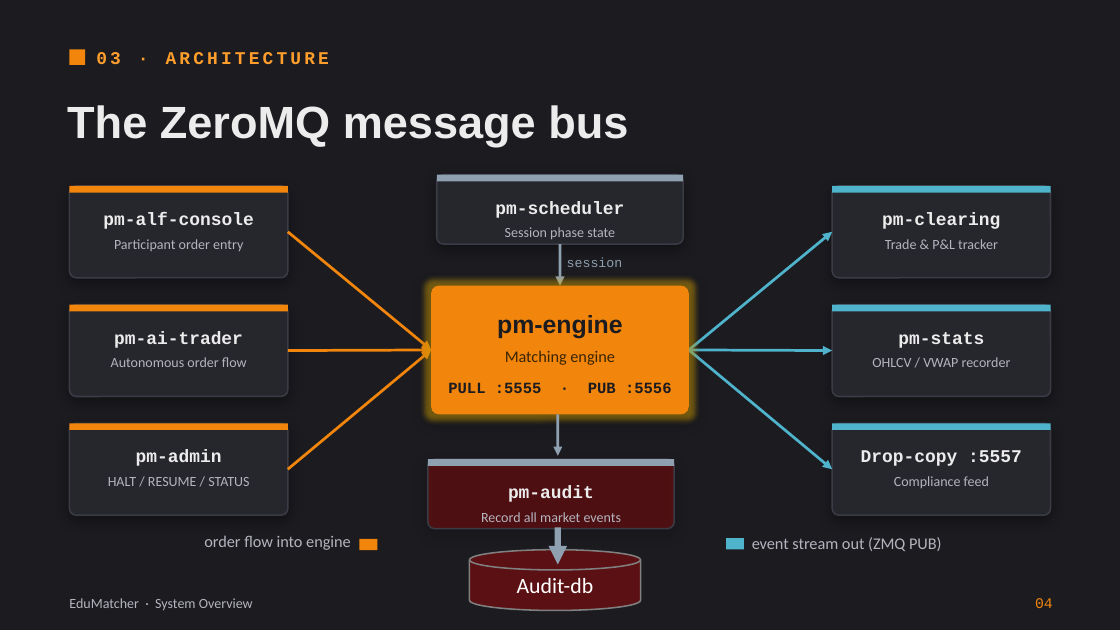
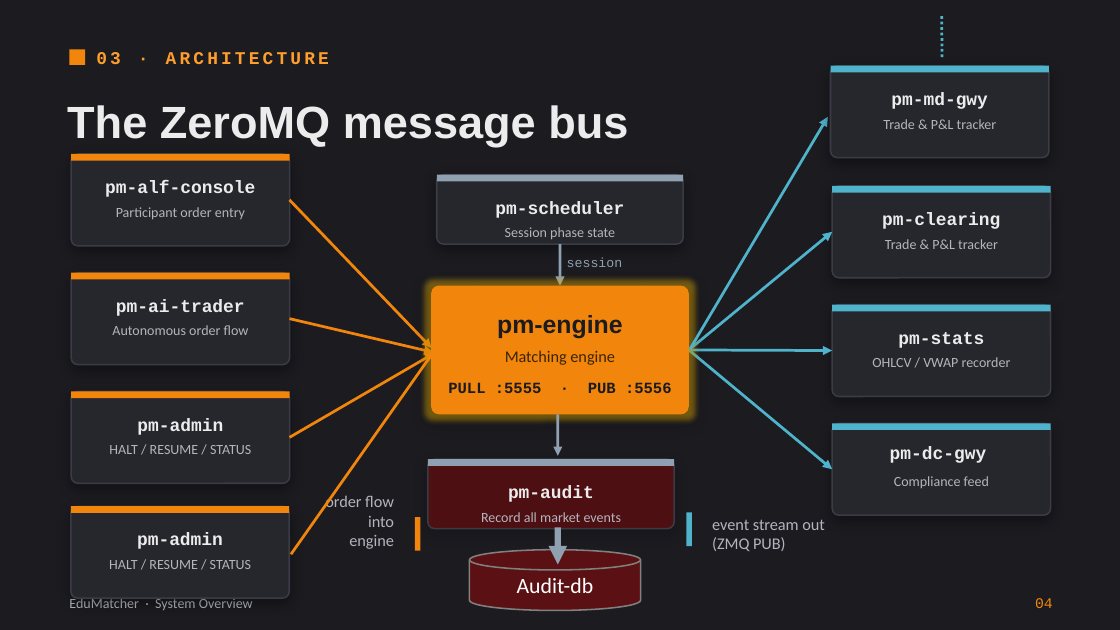
Before and after one commit to johan162/EduMatcher, a slide deck: slide 4 of docs/presentations/introduction-to-edumatcher.pptx. Drawn at 1120x630 pixels with LibreOffice and Linux fonts; fonts in the diff are those of the drawing. Boxes give left, top, right and bottom in pixels: in the first picture for what was removed or moved away, otherwise in the second. Text is boxed around its words. In the diff, an @@ line names an element or a change of style, - is before the commit and + after.

```diff
--- a/docs/presentations/introduction-to-edumatcher.pptx
+++ b/docs/presentations/introduction-to-edumatcher.pptx
@@ line added from (942, 57) to (942, 16), #4FB3CC 1.75 pt dashed @@
@@ rounded rectangle added at bbox=[831, 66, 1049, 158], fill #26262D, outline #3B3B46 1 pt @@
@@ rectangle added at bbox=[831, 66, 1049, 73], fill #4FB3CC @@
@@ arrow added from (690, 349) to (828, 116), #4FB3CC 1.75 pt @@
@@ text added at bbox=[883, 119, 997, 129], 9 pt, text #B4B4BE @@
+Trade & P&L tracker
@@ text added at bbox=[891, 93, 988, 109], 11.5 pt, text #ECECEC, bold @@
+pm-md-gwy
@@ arrow moved from (288, 232) - (431, 349) to (290, 200) - (431, 348) @@
@@ arrow moved from (288, 351) - (431, 349) to (290, 319) - (433, 353) @@
@@ arrow moved from (288, 469) - (431, 349) to (290, 438) - (435, 353) @@
@@ arrow added from (291, 554) to (435, 349), #F2860D 1.75 pt @@
@@ 3 texts, 3 rounded rectangles, 3 rectangles: place and size @@
-3 texts, 3 rounded rectangles, 3 rectangles at bbox=[69, 186, 288, 515]
+3 texts, 3 rounded rectangles, 3 rectangles at bbox=[72, 155, 290, 484]
@@ 3 texts: place and size @@
-3 texts at bbox=[103, 213, 253, 466]
+3 texts at bbox=[105, 181, 255, 435]
@@ text added at bbox=[890, 447, 987, 463], 11.5 pt, text #ECECEC, bold @@
+pm-dc-gwy
@@ text "order flow into engine" rewrapped from bbox=[204, 536, 351, 550] to bbox=[325, 494, 394, 549] @@
@@ text removed at bbox=[861, 450, 1022, 466] @@
-Drop-copy :5557
@@ rounded rectangle added at bbox=[71, 506, 289, 598], fill #26262D, outline #3B3B46 1 pt @@
@@ rectangle added at bbox=[71, 506, 289, 513], fill #F2860D @@
@@ text "event stream out (ZMQ PUB)" rewrapped from bbox=[752, 537, 942, 551] to bbox=[712, 519, 824, 551] @@
@@ text added at bbox=[137, 533, 223, 549], 11.5 pt, text #ECECEC, bold @@
+pm-admin
@@ rectangle: place and size @@
-rectangle at bbox=[360, 539, 377, 550]
+rectangle at bbox=[414, 517, 420, 551]
@@ rectangle: place and size @@
-rectangle at bbox=[726, 539, 744, 550]
+rectangle at bbox=[687, 513, 692, 547]
@@ text added at bbox=[109, 560, 251, 569], 9 pt, text #B4B4BE @@
+HALT / RESUME / STATUS
```
Also in this commit, not shown: 1 other slide changed.
